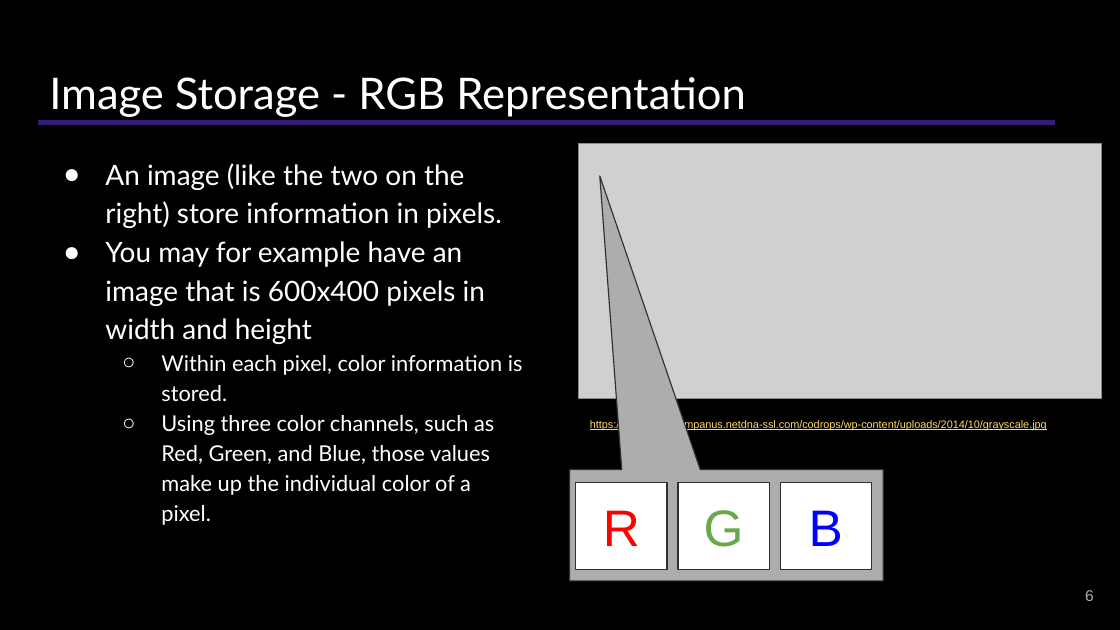
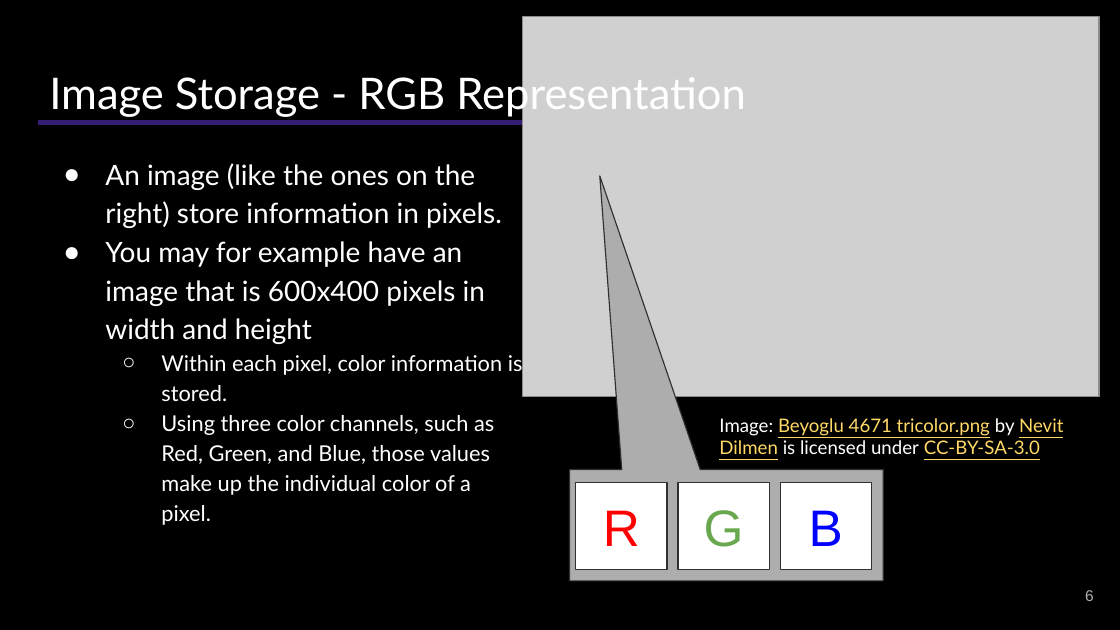
Before and after one commit to shodor-education/petascale-semester-curriculum, a slide deck: slide 6 of units/7/lessons/2/resources/petascale-lesson-7.2-slides.pptx. Drawn at 1120x630 pixels with LibreOffice and Linux fonts; fonts in the diff are those of the drawing; grey boxes stand for pictures. Boxes give left, top, right and bottom in pixels: in the first picture for what was removed or moved away, otherwise in the second. Text is boxed around its words. In the diff, an @@ line names an element or a change of style, - is before the commit and + after.

```diff
--- a/units/7/lessons/2/resources/petascale-lesson-7.2-slides.pptx
+++ b/units/7/lessons/2/resources/petascale-lesson-7.2-slides.pptx
@@ picture: place and size @@
-picture at box(579, 143, 1102, 399)
+picture at box(523, 17, 1100, 396)
@@ text at box(105, 163, 502, 228): text changed @@
-● An image (like the two on the right) store information in pixels.
+● An image (like the ones on the right) store information in pixels.
@@ text removed at box(590, 419, 1047, 430) @@
-https://codropspz-tympanus.netdna-ssl.com/codrops/wp-content/uploads/2014/10/grayscale.jpg
@@ text added at box(719, 418, 1063, 454), 12 pt, text #FFD966, underline @@
+Image: Beyoglu 4671 tricolor.png by Nevit Dilmen is licensed under CC-BY-SA-3.0
```
Also in this commit, not shown: 3 other slides changed.
